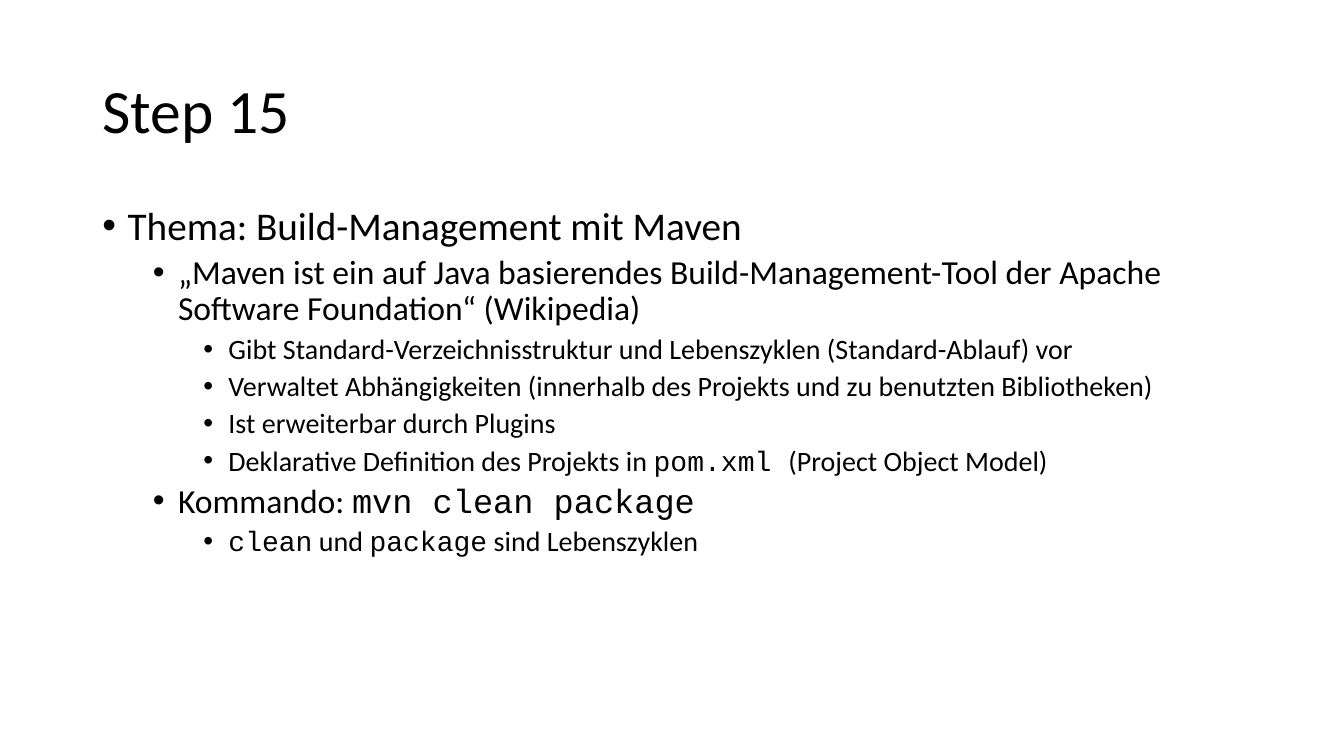
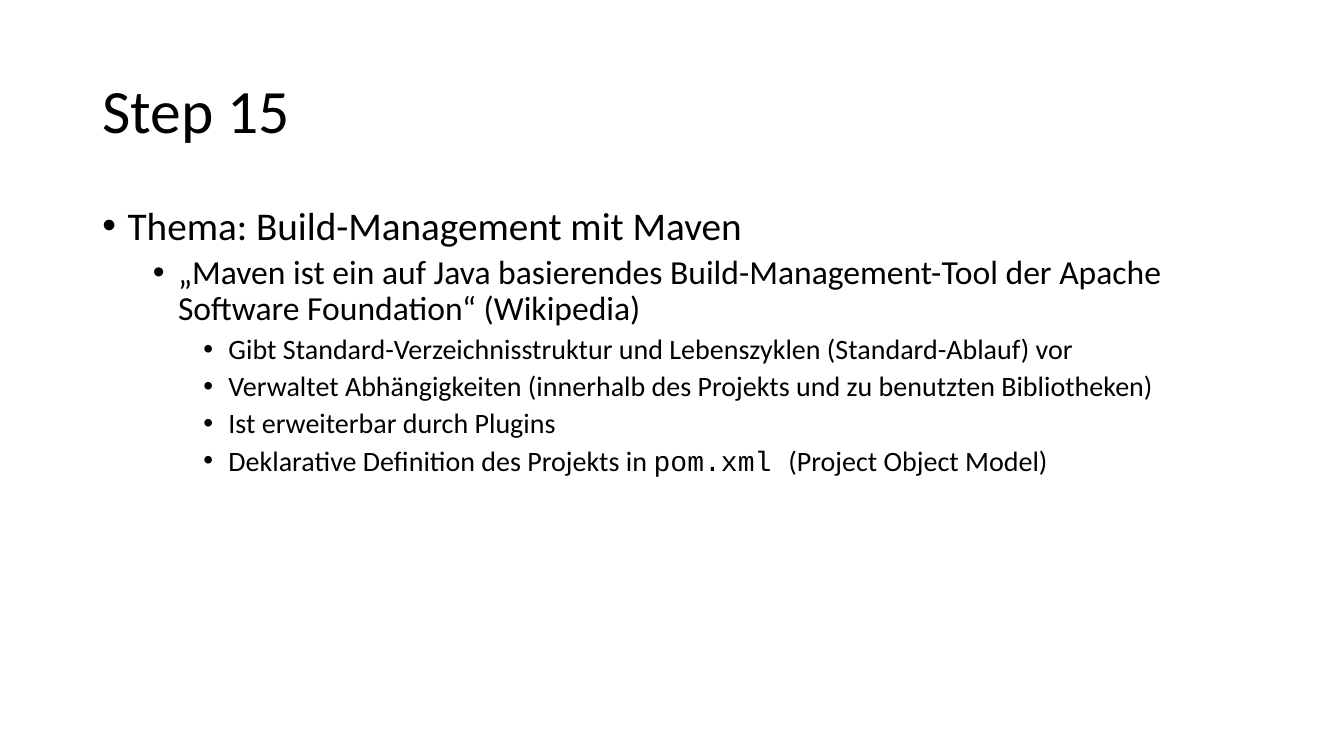
Before and after one commit to igeldo/PR4-SoSe23, a slide deck: slide 13 of Java-Starter.pptx (slide 9 before the commit). Drawn at 1344x756 pixels with LibreOffice and Linux fonts; fonts in the diff are those of the drawing. Boxes give left, top, right and bottom in pixels: in the first picture for what was removed or moved away, otherwise in the second. Text is boxed around its words. In the diff, an @@ line names an element or a change of style, - is before the commit and + after.

Commit message:
update presentation (up to step 0030)

```diff
--- a/Java-Starter.pptx
+++ b/Java-Starter.pptx
@@ text at (x1=178, y1=488, x2=698, y2=557): paragraphs removed @@
-  • Kommando: mvn clean package
-    • clean und package sind Lebenszyklen
```
Also in this commit, not shown: 2 other slides changed, 8 slides added.
